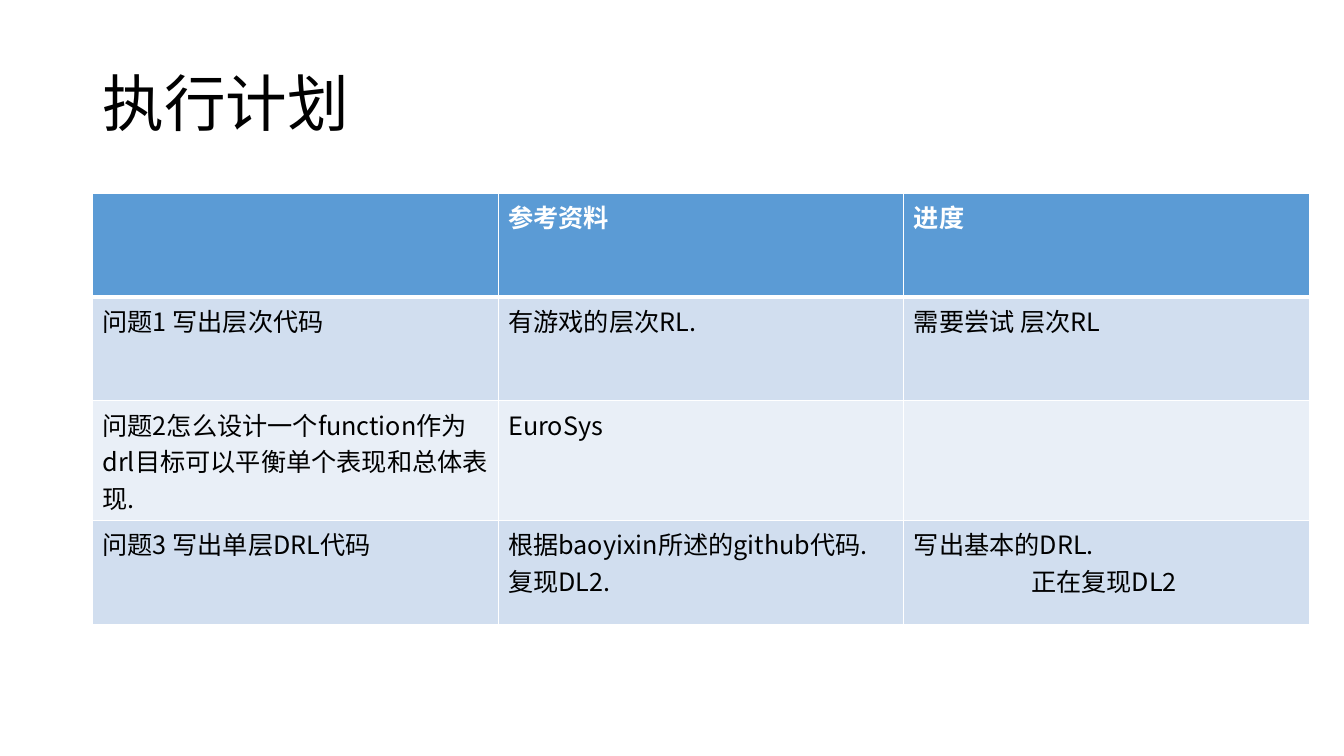
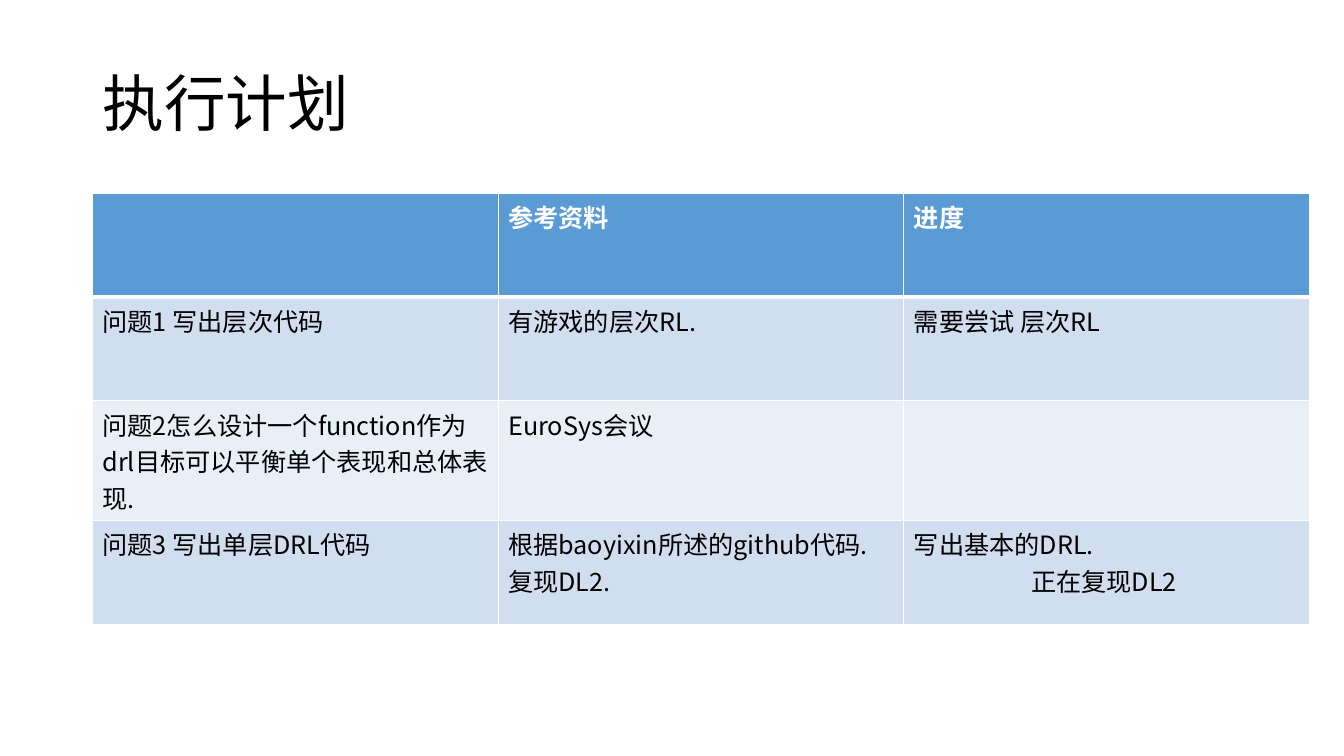
Before and after one commit to LukeLIN-web/distrubuted-ML-system, a slide deck: slide 11 of week report/8.18 report.pptx (slide 12 before the commit). Drawn at 1344x756 pixels with LibreOffice and Linux fonts; fonts in the diff are those of the drawing. Boxes give left, top, right and bottom in pixels: in the first picture for what was removed or moved away, otherwise in the second. Text is boxed around its words. In the diff, an @@ line names an element or a change of style, - is before the commit and + after.

```diff
--- a/week report/8.18 report.pptx
+++ b/week report/8.18 report.pptx
@@ table at [93, 194, 1312, 611] @@
-row 3, column 2: EuroSys
+row 3, column 2: EuroSys会议
```
Also in this commit, not shown: 3 other slides changed, 1 slide added, 2 slides removed, 4 other files.
